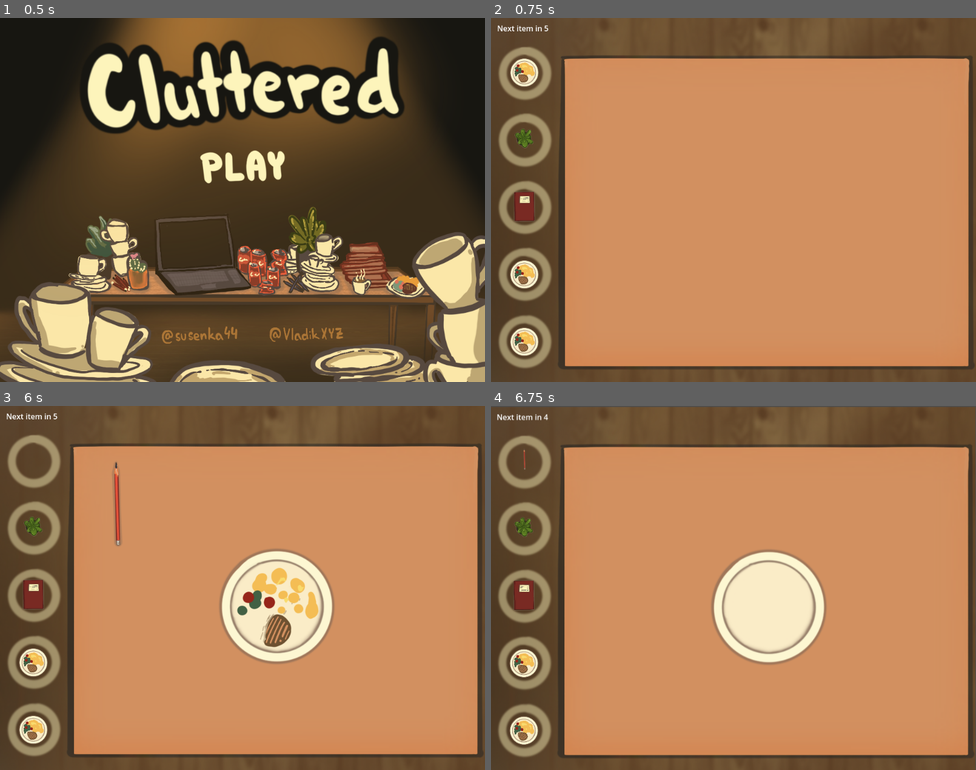
Above: before the commit, frames 1-4 (two rows, left to right).
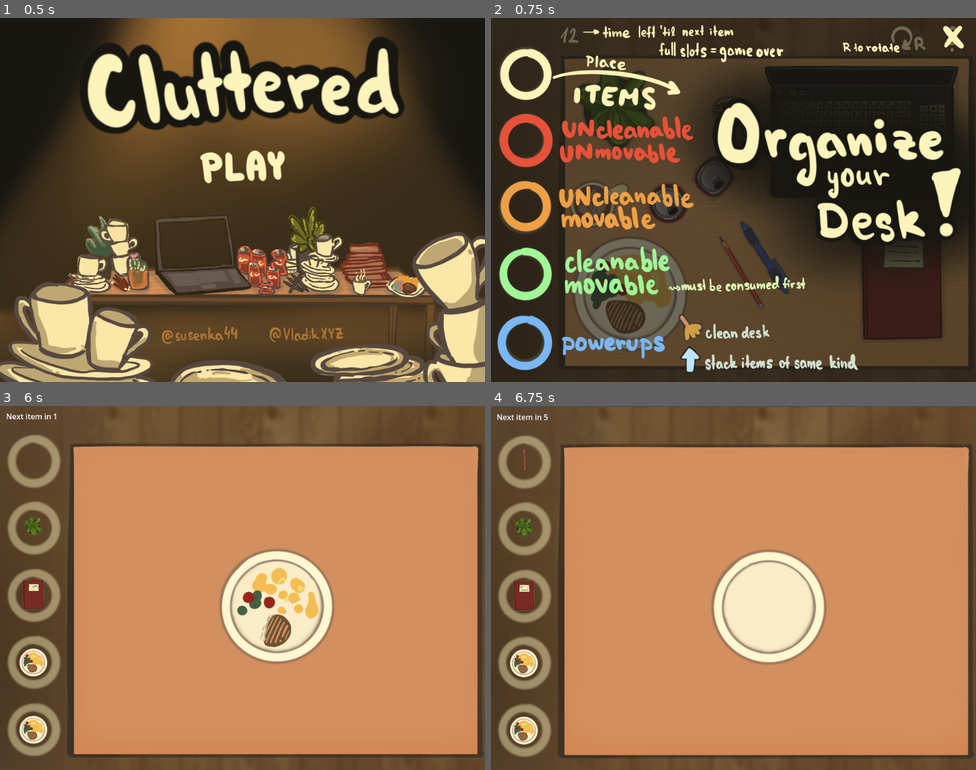
Above: after the commit, the same moments.

Repository: Nekaque/GJTraining
Game: Godot game, scene res://scenes/menu.tscn
The game is run twice, just before and just after one commit, with the same random seed, the same clock (stepped at 60 frames per second) and the same inputs.
Inputs (mouse positions are in pixels of both pictures, inside the frame that each line leads up to):
- Up to frame 1 (0.5 s): no input
- Up to frame 2 (0.75 s): click (733, 167) at 0.5 s
- Up to frame 3 (6 s): click (460, 424) at 1.27 s; tap Enter at 2, 4.25 s; drag from (33, 460) to (276, 598) at 2.02 s; tap Space at 2.75 s; drag from (33, 526) to (276, 598) at 2.77 s; move the mouse to (33, 595) at 3.52 s; press the mouse at (33, 595) at 3.53 s; release the mouse at (33, 595) at 4.25 s; drag from (33, 660) to (276, 606) at 4.27 s; drag from (33, 729) to (276, 598) at 5.02 s; drag from (33, 460) to (276, 598) at 5.77 s
- Up to frame 4 (6.75 s): move the mouse to (757, 588) at 6.52 s; press the mouse at (757, 588) at 6.53 s

Frame 1 is identical in both runs. In frame 2, 99% of the frame differs, in the area x 0-100%, y 0-100%; in frame 3, 0.3%; in frame 4, less than 0.1%.

Commit message:
tutorial will be seen once

Diff:
--- a/scenes/main.tscn
+++ b/scenes/main.tscn
@@ -102,12 +102,20 @@
 texture_normal = ExtResource("6_tefeu")
 
 [node name="Button" type="Button" parent="End"]
-offset_left = 476.0
-offset_top = 578.0
-offset_right = 551.0
-offset_bottom = 609.0
+offset_left = 829.0
+offset_top = 566.0
+offset_right = 904.0
+offset_bottom = 597.0
 text = "RESTART"
+
+[node name="Button2" type="Button" parent="End"]
+offset_left = 131.0
+offset_top = 570.0
+offset_right = 235.0
+offset_bottom = 601.0
+text = "MAIN MENU"
 
 [connection signal="timeout" from="Timer" to="." method="_on_timer_timeout"]
 [connection signal="pressed" from="Tutorial/TextureButton" to="." method="_on_texture_button_pressed"]
 [connection signal="pressed" from="End/Button" to="." method="_on_button_pressed"]
+[connection signal="pressed" from="End/Button2" to="." method="_on_button_2_pressed"]
--- a/scripts/collision_handler.gd
+++ b/scripts/collision_handler.gd
@@ -1,3 +1,4 @@
 extends Node
 
 var collisions = 0
+var tutorial = true
--- a/scripts/main.gd
+++ b/scripts/main.gd
@@ -16,7 +16,8 @@
 
 func _ready() -> void:
 	generate()
-	#get_tree().paused = true
+	$Tutorial.visible = Coll.tutorial
+	get_tree().paused = Coll.tutorial
 
 func generate():
 	scale = Vector2(1,1)
@@ -109,6 +110,7 @@
 
 func _on_texture_button_pressed() -> void:
 	$Tutorial.visible = false
+	Coll.tutorial = false
 	get_tree().paused = false
 
 
@@ -119,3 +121,8 @@
 		it.queue_free()
 	$End.visible = false
 	generate()
+
+
+func _on_button_2_pressed() -> void:
+	get_tree().paused = false
+	get_tree().change_scene_to_file("res://scenes/menu.tscn")
